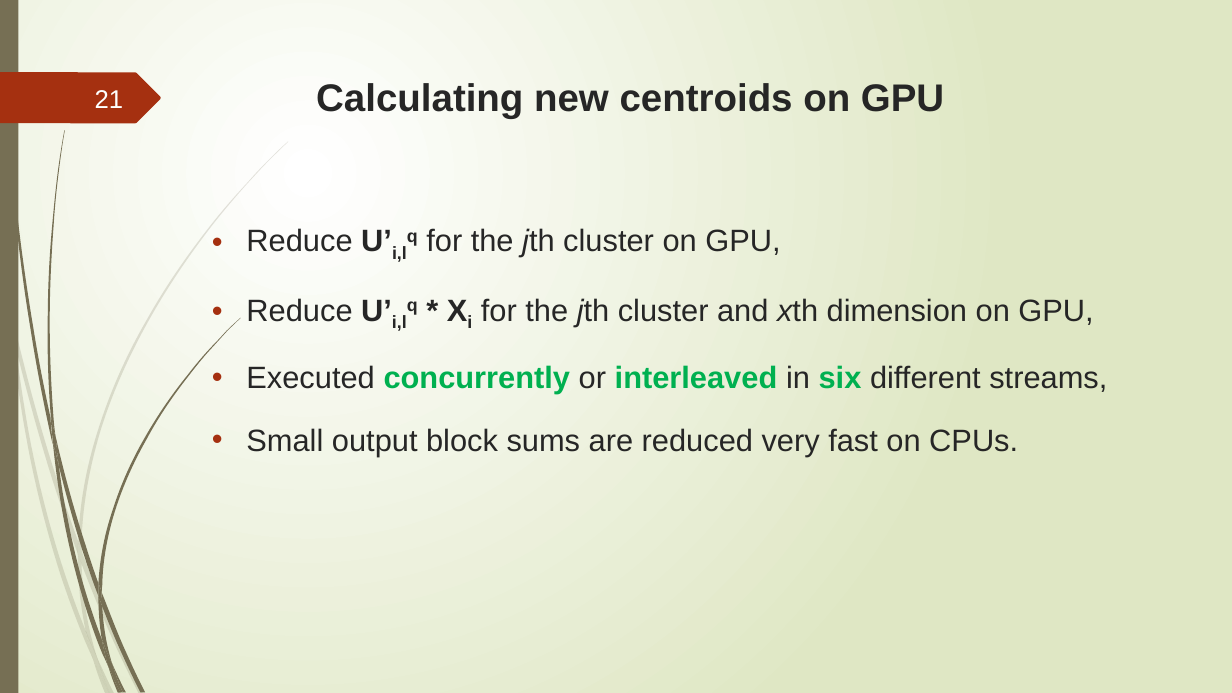
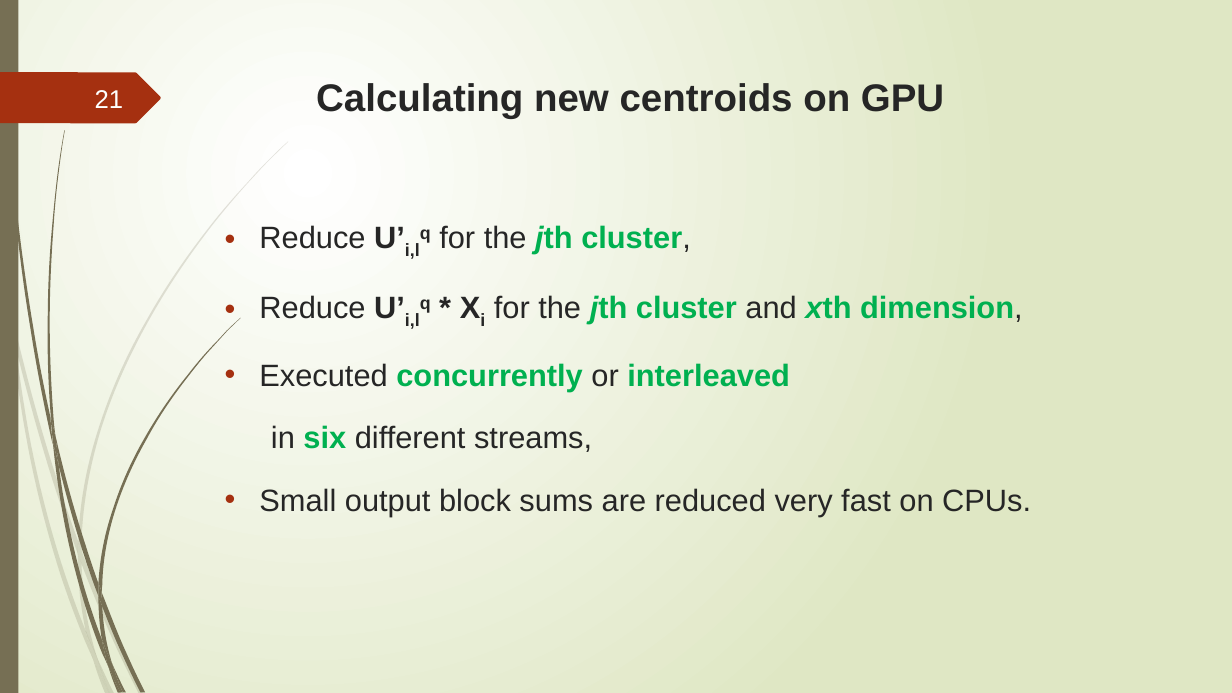
Before and after one commit to trungvdhp/master-ntou, a slide deck: slide 21 of ImageProcessing/Speeding up GFKM.pptx. Drawn at 1232x693 pixels with LibreOffice and Linux fonts; fonts in the diff are those of the drawing. Boxes give left, top, right and bottom in pixels: in the first picture for what was removed or moved away, otherwise in the second. Text is boxed around its words. In the diff, an @@ line names an element or a change of style, - is before the commit and + after.

```diff
--- a/ImageProcessing/Speeding up GFKM.pptx
+++ b/ImageProcessing/Speeding up GFKM.pptx
@@ text "Reduce U’i,lq for the jth ...": place and size @@
-text "Reduce U’i,lq for the jth ..." at <box>246,228,1107,457</box>
+text "Reduce U’i,lq for the jth ..." at <box>259,225,1031,517</box>
@@ text at <box>259,225,1023,452</box>: text changed; bold on @@
-• Reduce U’i,lq for the jth cluster on GPU,
-• Reduce U’i,lq * Xi for the jth cluster and xth dimension on GPU,
-• Executed concurrently or interleaved in six different streams,
+• Reduce U’i,lq for the jth cluster,
+• Reduce U’i,lq * Xi for the jth cluster and xth dimension,
+• Executed concurrently or interleaved
+in six different streams,
```
Also in this commit, not shown: 21 other slides changed, 1 other file.
